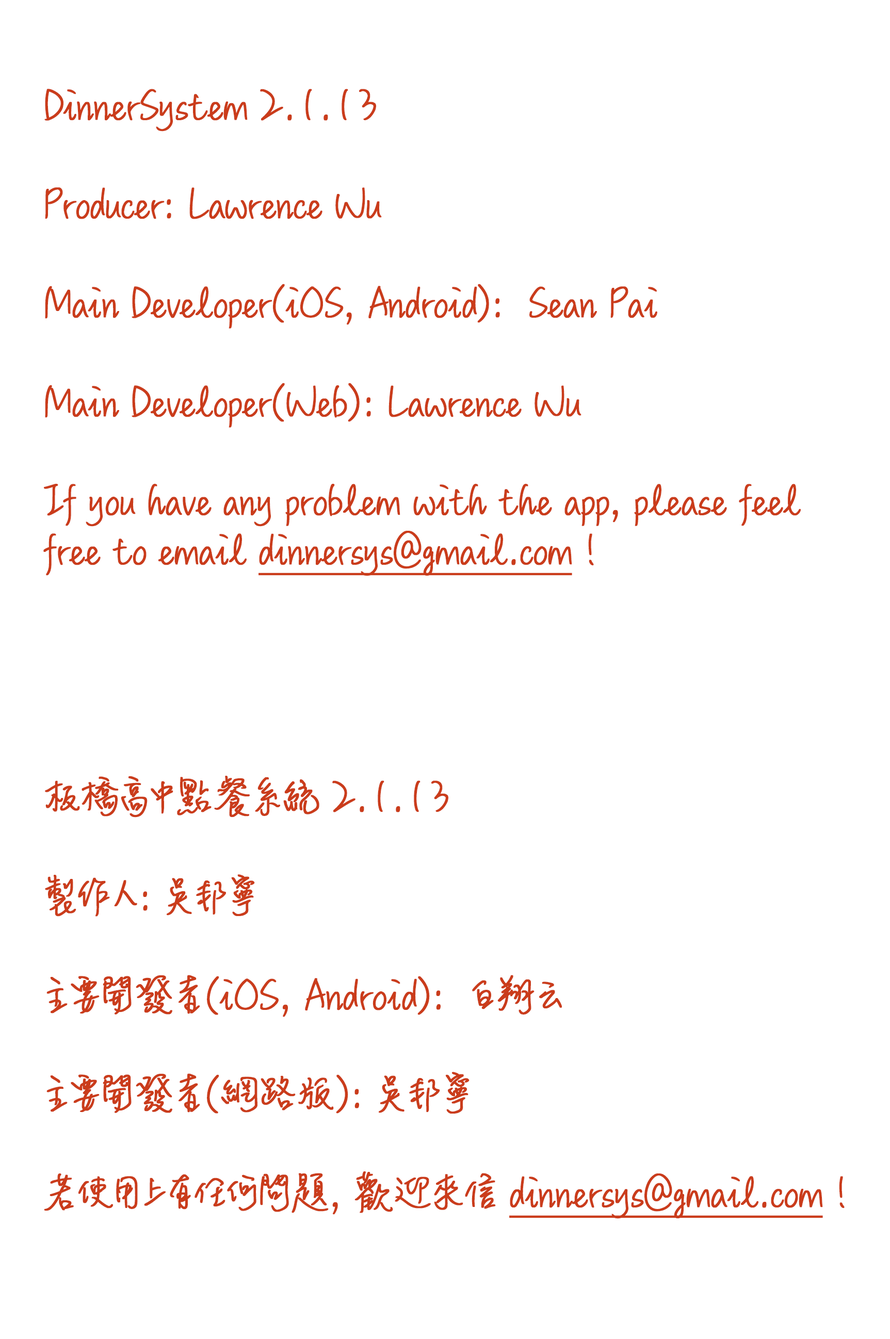
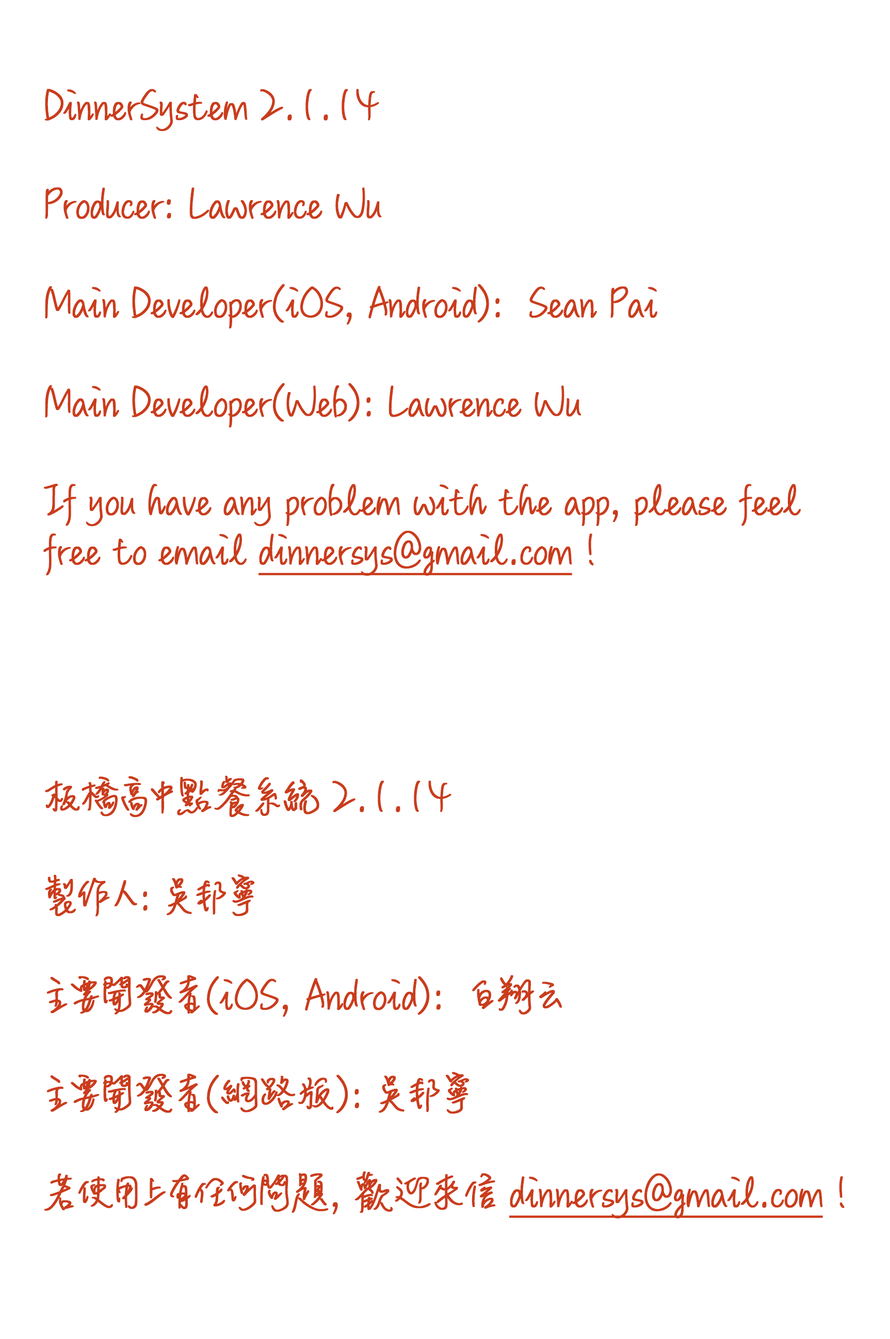
Layer changes from the first 890×1339 image to the second:
renamed "DinnerSystem 2.1.13 Producer: Lawrence Wu Main Developer(iOS," to "DinnerSystem 2.1.14 Producer: Lawrence Wu Main Developer(iOS,", painted on it over [355, 88, 452, 813]
